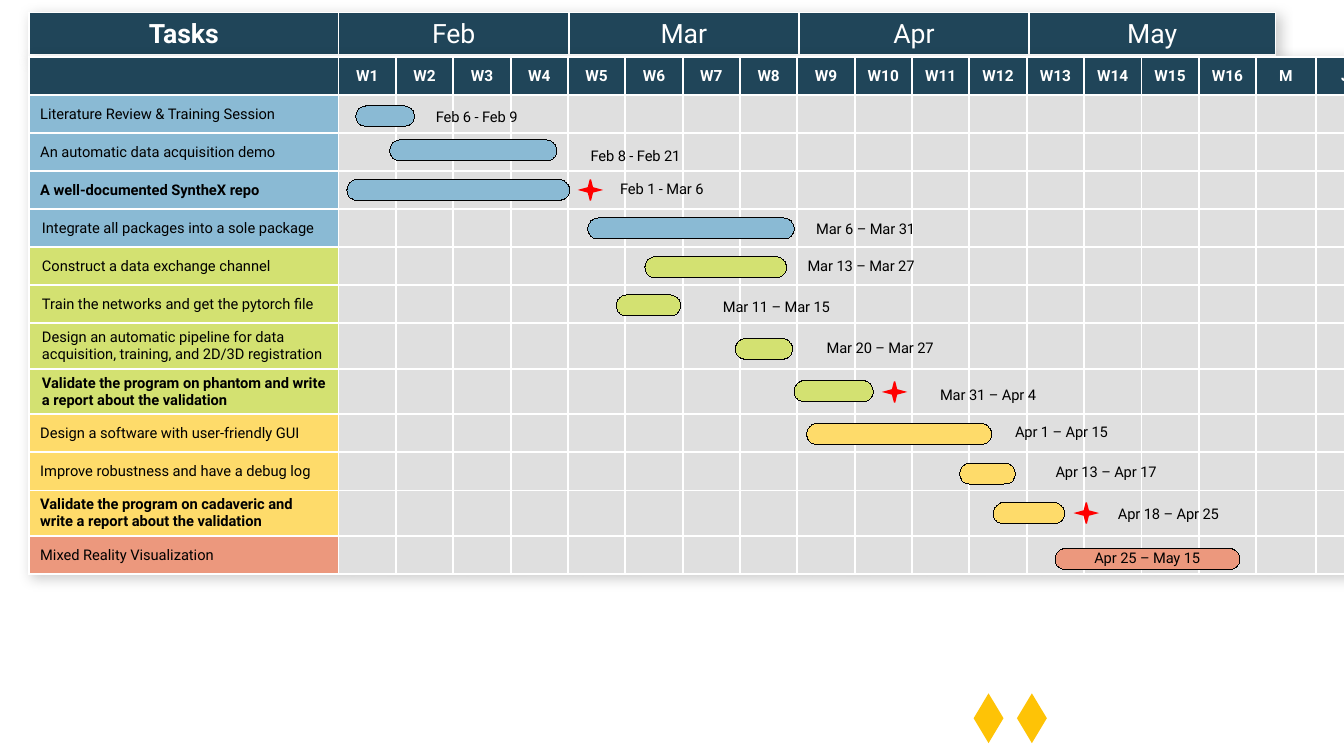
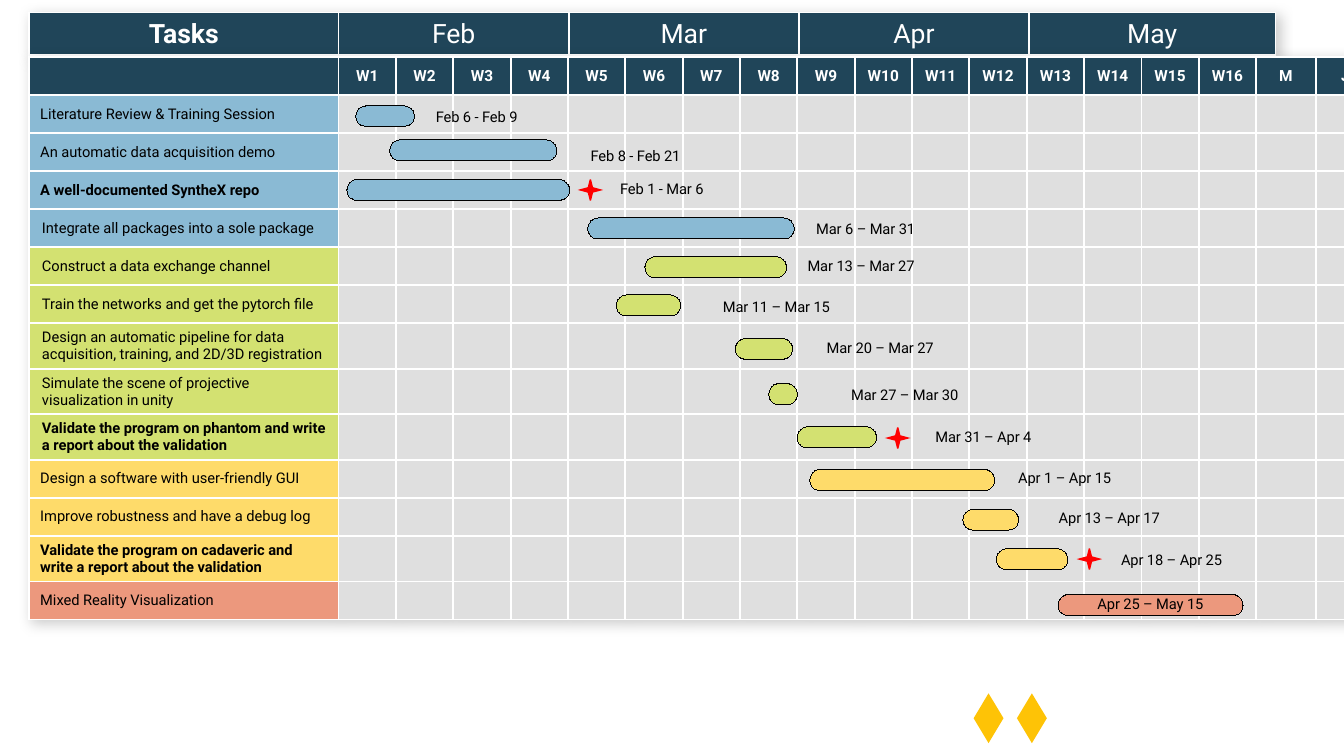
Before and after one commit to jeremyzz830/CISII-Repo, a slide deck: slide 1 of Docs/timeline.pptx. Drawn at 1344x756 pixels with LibreOffice and Linux fonts; fonts in the diff are those of the drawing. Boxes give left, top, right and bottom in pixels: in the first picture for what was removed or moved away, otherwise in the second. Text is boxed around its words. In the diff, an @@ line names an element or a change of style, - is before the commit and + after.

```diff
--- a/Docs/timeline.pptx
+++ b/Docs/timeline.pptx
@@ table at (x1=29, y1=56, x2=1344, y2=623) @@
+row 9: Simulate the scene of projective visualization in unity |  |  |  |  |  |  |  |  |  |  |  |  |  |  |  |  |  |  |  |  |  |  |  | 
@@ rounded rectangle added at (x1=769, y1=384, x2=798, y2=405), fill #D3E171, outline #000000 0.75 pt @@
@@ text added at (x1=851, y1=389, x2=958, y2=400), 10.5 pt, text #000000 @@
+Mar 27 – Mar 30
@@ text "Mar 31 – Apr 4" moved from (x1=940, y1=389, x2=1036, y2=403) to (x1=935, y1=431, x2=1031, y2=445) @@
@@ 5 rounded rectangles, 4 texts, 2 stars moved together from (x1=795, y1=381, x2=1240, y2=570) to (x1=798, y1=426, x2=1243, y2=616) @@
```
